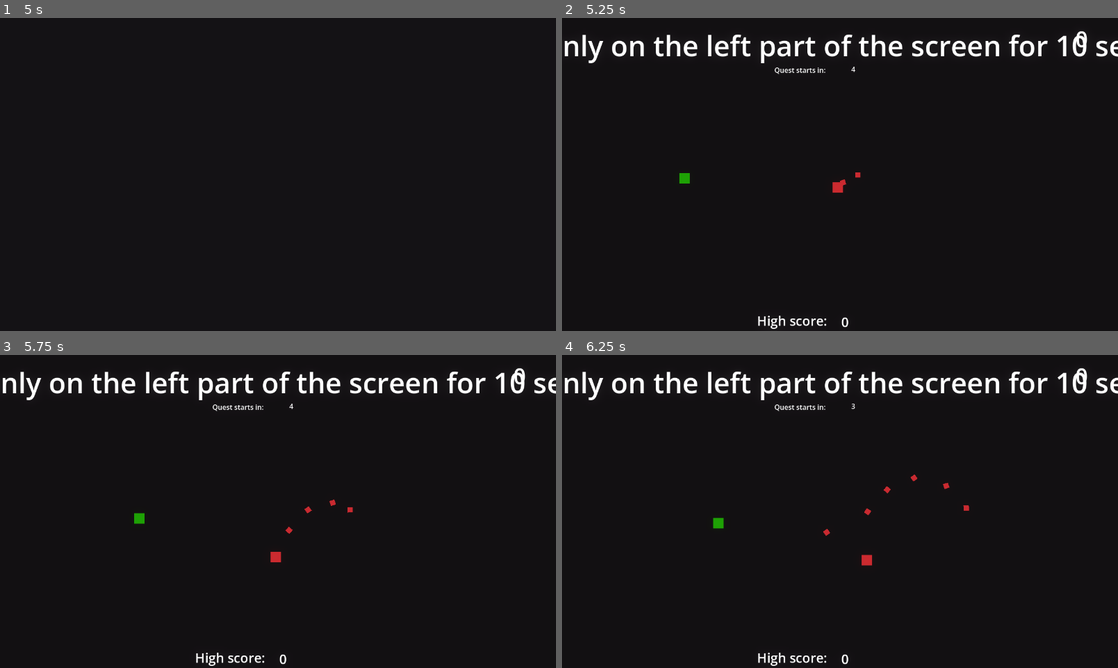
Above: before the commit, frames 1-4 (two rows, left to right).
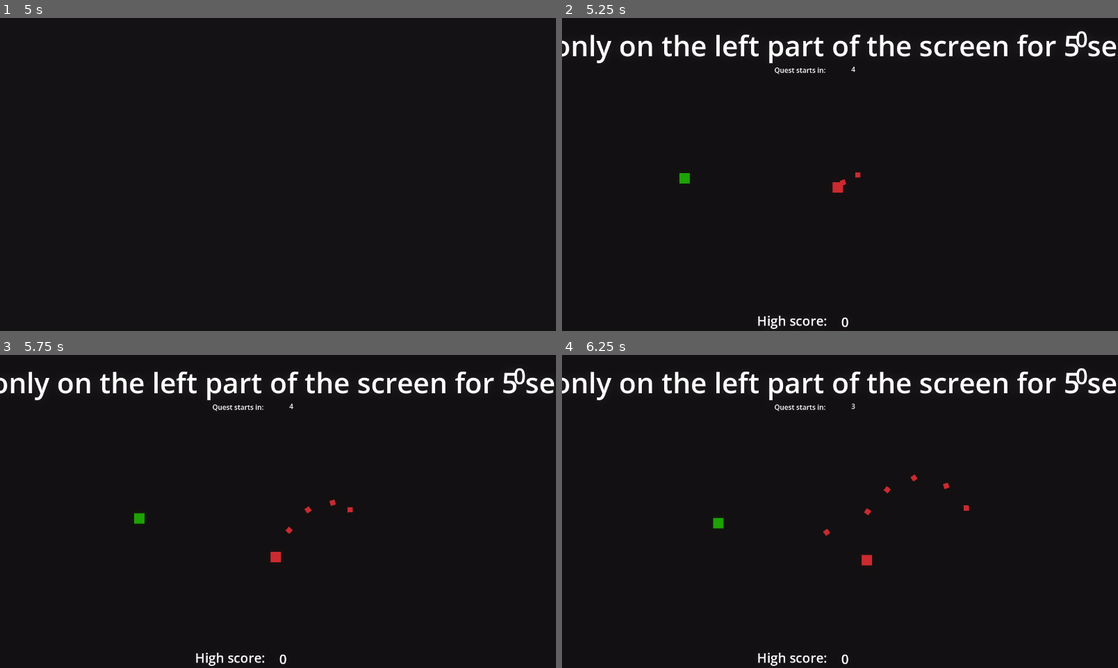
Above: after the commit, the same moments.

Repository: DiScarlet/ShootEm
Game: Godot game, scene res://scenes/arena.tscn
The game is run twice, just before and just after one commit, with the same random seed, the same clock (stepped at 60 frames per second) and the same inputs.
Inputs (mouse positions are in pixels of both pictures, inside the frame that each line leads up to):
- Up to frame 1 (5 s): tap Enter at 0.5 s; move the mouse to (400, 158) at 0.52 s; press the mouse at (400, 158) at 0.53 s; hold D (move_right) 0.53-1.28 s; move the mouse to (166, 190) at 1.27 s; release the mouse at (166, 190) at 1.28 s; hold S (move_down) 1.28-2.03 s; click (166, 190) at 1.35 s; move the mouse to (333, 105) at 2.02 s; press the mouse at (333, 105) at 2.03 s; hold D (move_right) 2.03-2.78 s; move the mouse to (250, 237) at 2.77 s; release the mouse at (250, 237) at 2.78 s; hold W (move_up) 2.78-3.53 s; click (250, 237) at 2.85 s; move the mouse to (444, 221) at 3.52 s; press the mouse at (444, 221) at 3.53 s; hold A (move_left) from 3.53 s (still down); move the mouse to (111, 127) at 4.27 s; release the mouse at (111, 127) at 4.28 s; click (111, 127) at 4.35 s
- Up to frame 2 (5.25 s): move the mouse to (867, 174) at 5.02 s; release A (move_left) at 5.03 s; press the mouse at (867, 174) at 5.03 s; hold S (move_down) from 5.03 s (still down)
- Up to frame 3 (5.75 s): keep holding S (move_down)
- Up to frame 4 (6.25 s): move the mouse to (756, 433) at 5.77 s; release S (move_down) at 5.78 s; release the mouse at (756, 433) at 5.78 s; hold D (move_right) from 5.78 s (still down); click (756, 433) at 5.85 s

Frame 1 is identical in both runs. In frame 2, 3.2% of the frame differs, in the area x 0-100%, y 5-15%; in frame 3, 3.2%; in frame 4, 3.2%.

Commit message:
Finished location_play quest

Diff:
--- a/scripts/quests/Additional_UI/grace_start_timer.gd
+++ b/scripts/quests/Additional_UI/grace_start_timer.gd
@@ -28,12 +28,10 @@
 
 #event functions
 func _on_timeout():
-	print("In _on_timeout, time_left_counter: " + str(time_left_counter))
 	time_left_counter -= 1
 	start_time_label.text = str(time_left_counter)
 
 	if time_left_counter <= 0:
-		print("In time_left_counter <= 0")
 		stop()
 		start_time_label.text = "0"
 		QuestManager.grace_timer_finished.emit()
--- a/scripts/quests/QuestManager.gd
+++ b/scripts/quests/QuestManager.gd
@@ -16,6 +16,7 @@
 var quest_templates = QuestTemplates.quest_templates
 var current_template = "kill_enemy"
 var is_process_active = false
+var time_left_in_quest = 0
 	#to do for a quest
 var enemies_to_kill = 2
 var powerups_to_collect = 1
@@ -36,11 +37,11 @@
 	enemy_killed.connect(on_enemy_killed)
 	GameManager.reset_level.connect(reset_difficulty)
 
-func _process(_delta: float) -> void:
+func _process(delta: float) -> void:
 	if is_process_active:
 
 		if current_template == "location_play":
-			check_side()
+			check_side(delta)
 
 #action functions
 func generate_random_quest():
@@ -77,6 +78,7 @@
 	powerups_to_collect = 1
 	target_color = "green"
 	time_limit = 25
+	quest_duration = 0
 	enemies_killed = 0
 
 #helper functions
@@ -90,6 +92,7 @@
 	if current_template == "location_play":
 		side_to_stay = screen_sides.pick_random()
 		quest_duration += 5
+		time_left_in_quest = quest_duration
 
 func update_quest_text():
 	var quest_text = quest_templates[current_template]["text"]
@@ -106,16 +109,20 @@
 
 #quest-specific start functions
 func start_location_quest():
-	print("Starting grace timer")
 	start_grace_timer.emit()
 	await grace_timer_finished
 	is_process_active = true
 	set_process(true)
 
 #quest-specific helper functions
-func check_side():
+func check_side(delta):
 	if player.get_current_side() != side_to_stay:
 		fail_quest()
+	else:
+		time_left_in_quest -= delta
+
+	if time_left_in_quest <= 0:
+		complete_quest()
 
 #player events functions
 func on_enemy_killed(color):
--- a/scripts/singletons/GameManager.gd
+++ b/scripts/singletons/GameManager.gd
@@ -44,7 +44,6 @@
 	return save_dict
 
 func save_game():
-	print(get_save_key())
 	var file = FileAccess.open_encrypted_with_pass("user://savegame.save", FileAccess.WRITE, get_save_key())
 	file.store_line(JSON.stringify(init_save_dict()))
 	file.close()
